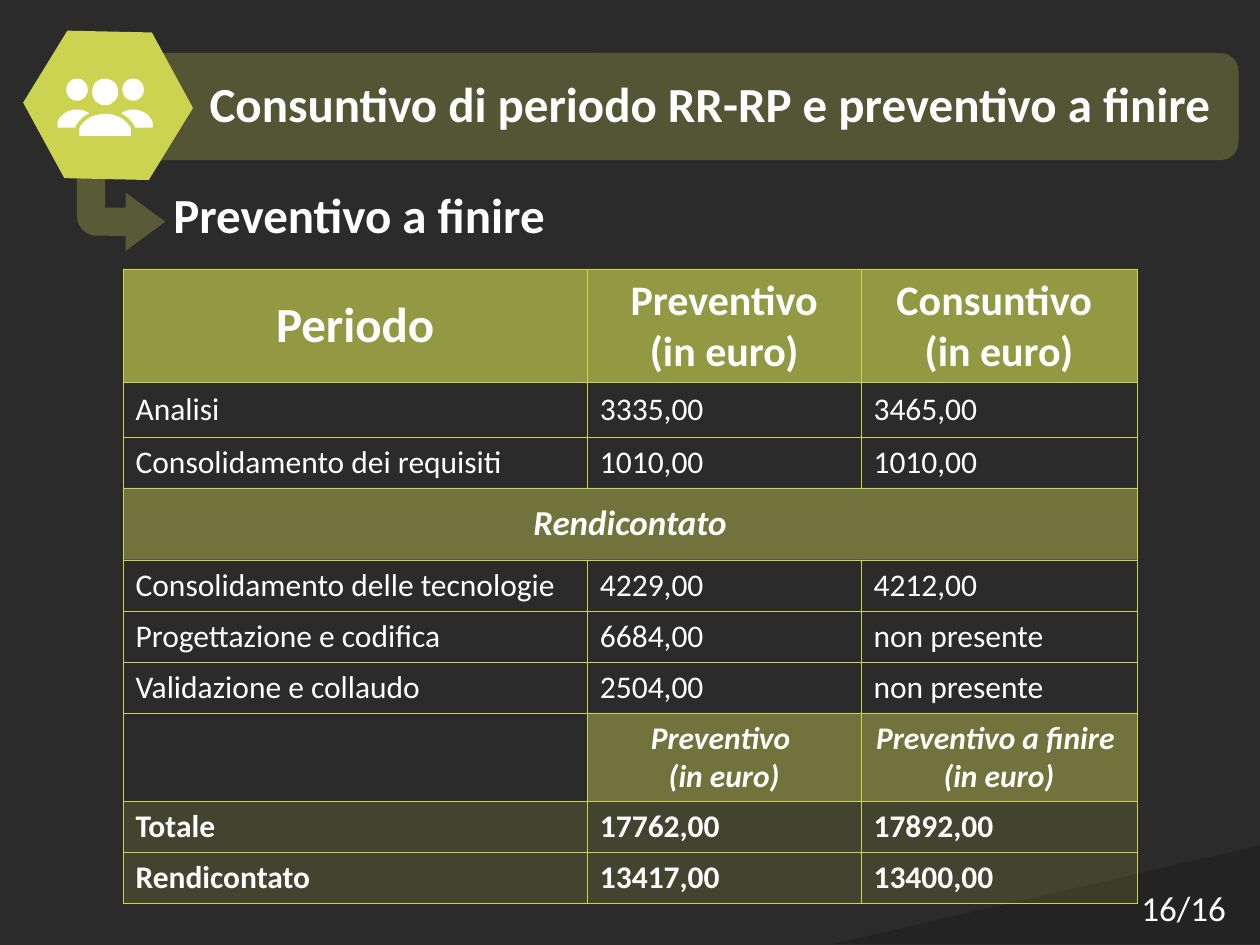
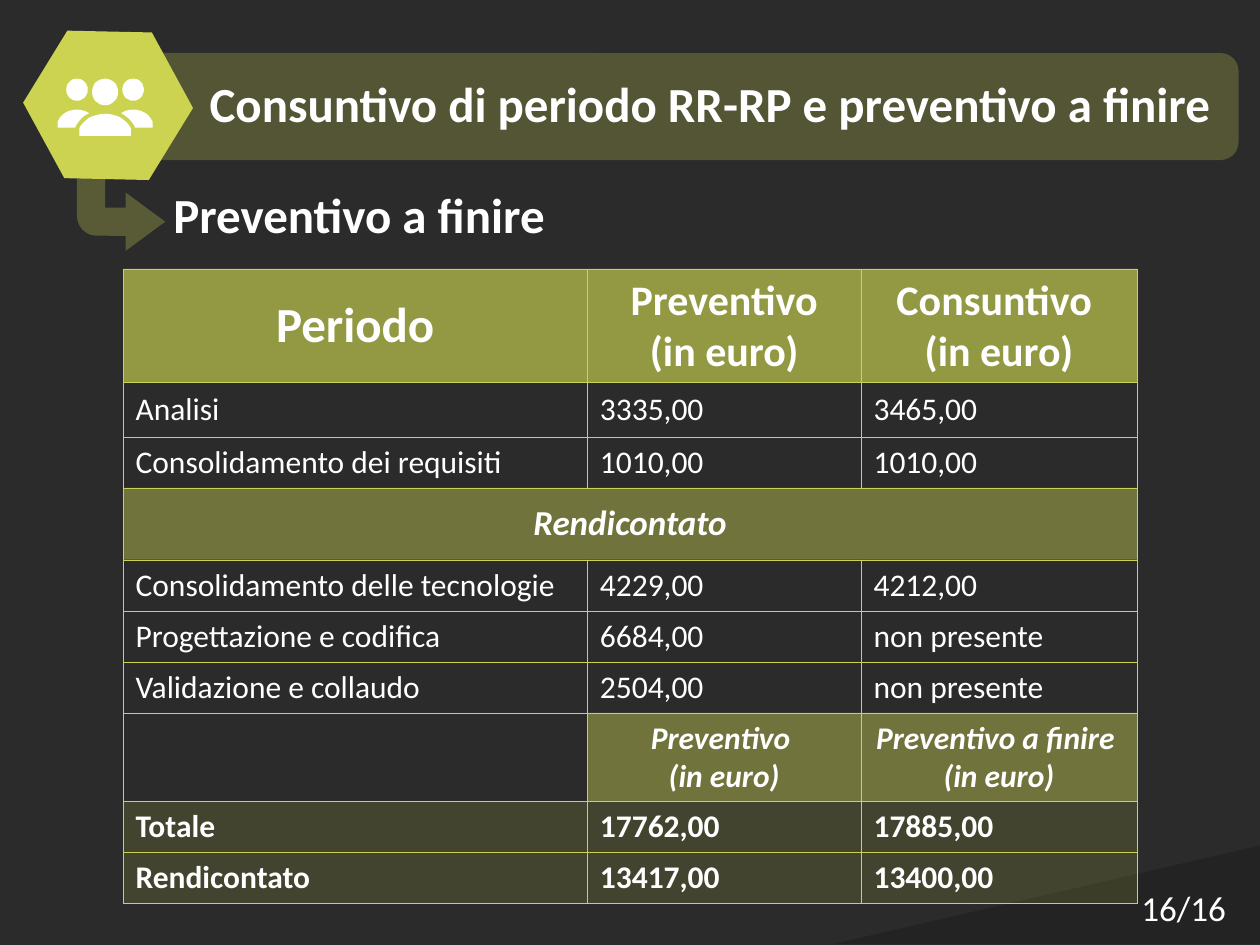
Before and after one commit to Italiaracerx/progettoSWE, a slide deck: slide 16 of Presentazioni/DEF Presentazione RP 19-03-2018.pptx. Drawn at 1260x945 pixels with LibreOffice and Linux fonts; fonts in the diff are those of the drawing; background and template pictures are left out; a plain dark background stands for a picture behind light text. Boxes give left, top, right and bottom in pixels: in the first picture for what was removed or moved away, otherwise in the second. Text is boxed around its words. In the diff, an @@ line names an element or a change of style, - is before the commit and + after.

Commit message:
Correzione dati tabella Presentazione RP

```diff
--- a/Presentazioni/DEF Presentazione RP 19-03-2018.pptx
+++ b/Presentazioni/DEF Presentazione RP 19-03-2018.pptx
@@ table at <box>123,268,1138,903</box> @@
-row 9, column 3: 17892,00
+row 9, column 3: 17885,00
```
